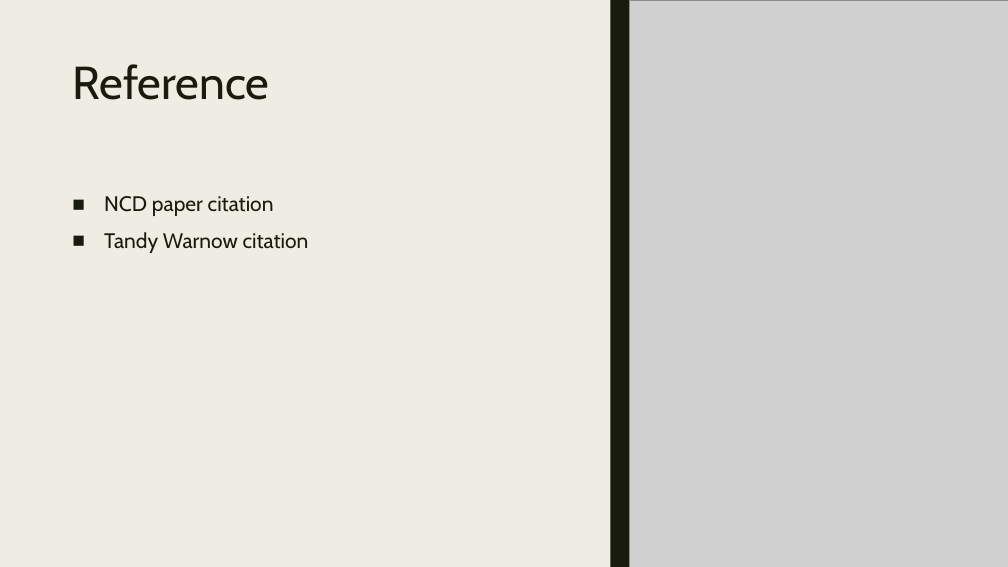
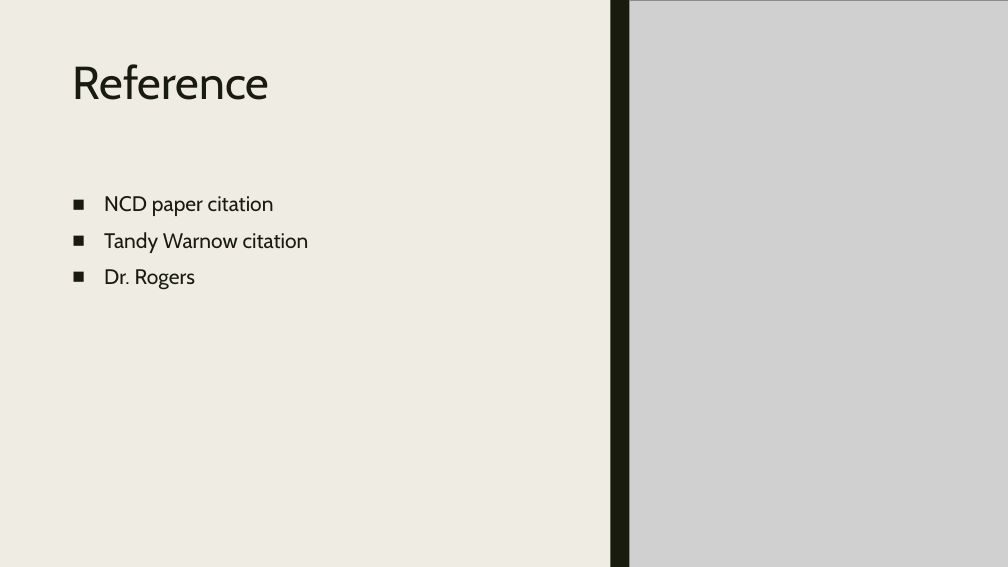
Before and after one commit to itsdlow/PhyloTools, a slide deck: slide 20 of Surveying_Phylogenetic_Forests.pptx (slide 19 before the commit). Drawn at 1008x567 pixels with LibreOffice and Linux fonts; fonts in the diff are those of the drawing; grey boxes stand for pictures. Boxes give left, top, right and bottom in pixels: in the first picture for what was removed or moved away, otherwise in the second. Text is boxed around its words. In the diff, an @@ line names an element or a change of style, - is before the commit and + after.

```diff
--- a/Surveying_Phylogenetic_Forests.pptx
+++ b/Surveying_Phylogenetic_Forests.pptx
@@ text at [104, 269, 196, 290]: paragraph added @@
+■ Dr. Rogers
```
Also in this commit, not shown: 3 other slides changed, 2 slides added, 1 slide removed.
